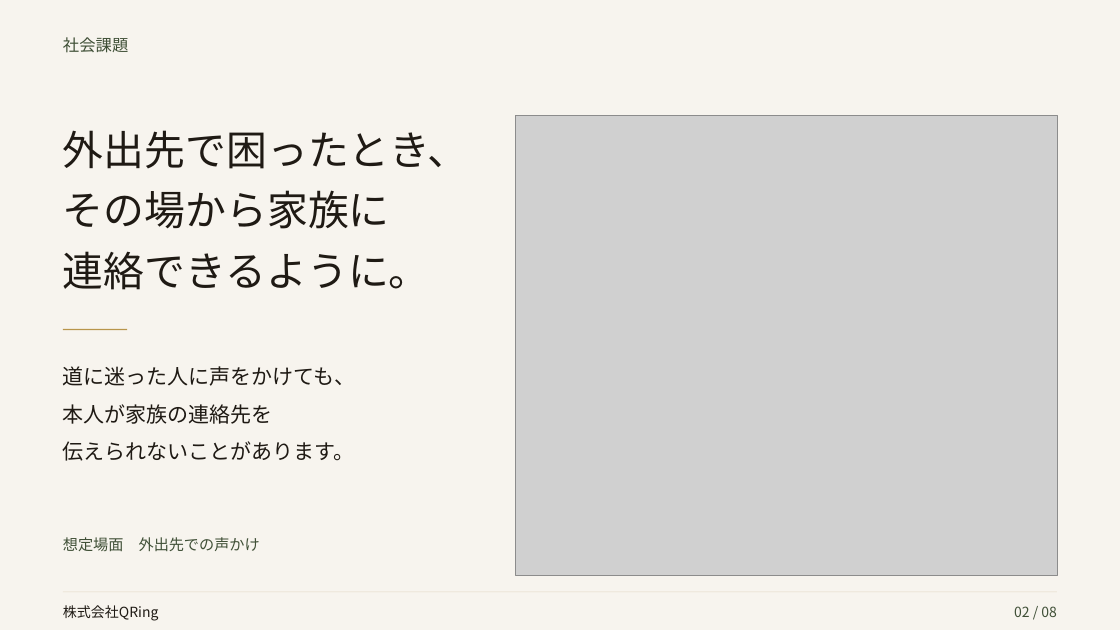
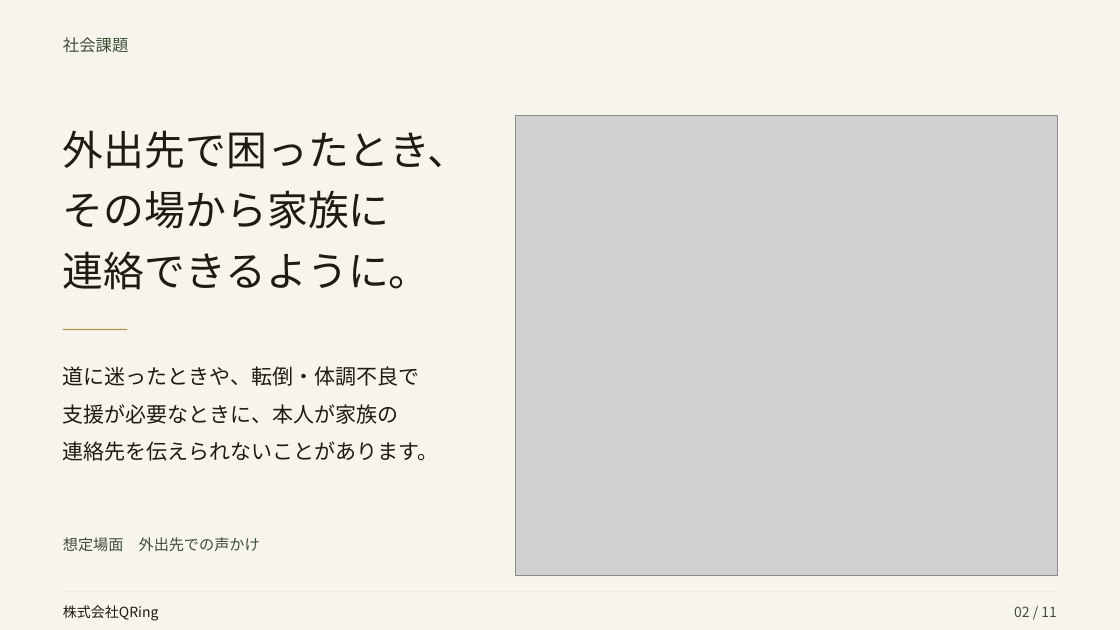
Before and after one commit to akizu815-create/QRing-presentation, a slide deck: slide 2 of decks/municipal/output/deck.pptx. Drawn at 1120x630 pixels with LibreOffice and Linux fonts; fonts in the diff are those of the drawing; grey boxes stand for pictures. Boxes give left, top, right and bottom in pixels: in the first picture for what was removed or moved away, otherwise in the second. Text is boxed around its words. In the diff, an @@ line names an element or a change of style, - is before the commit and + after.

```diff
--- a/decks/municipal/output/deck.pptx
+++ b/decks/municipal/output/deck.pptx
@@ text at <box>63,366,419,386</box>: text changed @@
-道に迷った人に声をかけても、
+道に迷ったときや、転倒・体調不良で
@@ text at <box>63,404,398,424</box>: text changed @@
-本人が家族の連絡先を
+支援が必要なときに、本人が家族の
@@ text at <box>63,441,439,461</box>: text changed @@
-伝えられないことがあります。
+連絡先を伝えられないことがあります。
@@ text at <box>1014,606,1057,617</box>: text changed @@
-02 / 08
+02 / 11
```
Also in this commit, not shown: 5 other slides changed, 5 slides added, 2 slides removed, 19 other files.
